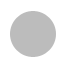
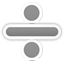
Revision of a layered 64×64 image; what changed, layer by layer:
renamed "Shape 1" to "Layer 2", opacity 100% → 60%, painted on it over [left=10, top=11, right=56, bottom=61]
added layer "Layer 1" (60%) above "Layer 0" over [left=21, top=2, right=43, bottom=24]
added layer "Layer 0" (60%) over [left=0, top=22, right=64, bottom=42]
